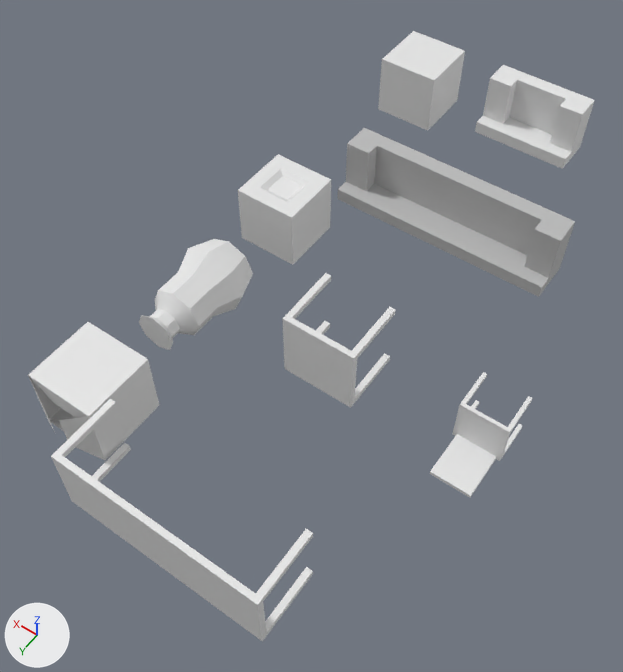
An edit to the Blender file items_flipped.blend, drawn before and after from the same camera.
Both versions are drawn from a 50 mm lens placed at (-6.08, 5.79, 9.44), pointed at (-1.52, -0.59, -0.6). Every picture has the same lights, and +X, +Y and +Z are marked at lower left.

Objects in the first picture: 'Couch_long', 'Couch_short', 'Cube', 'Cube.001', 'box_short', 'chair', 'table_end', 'table_logn', 'vase'.
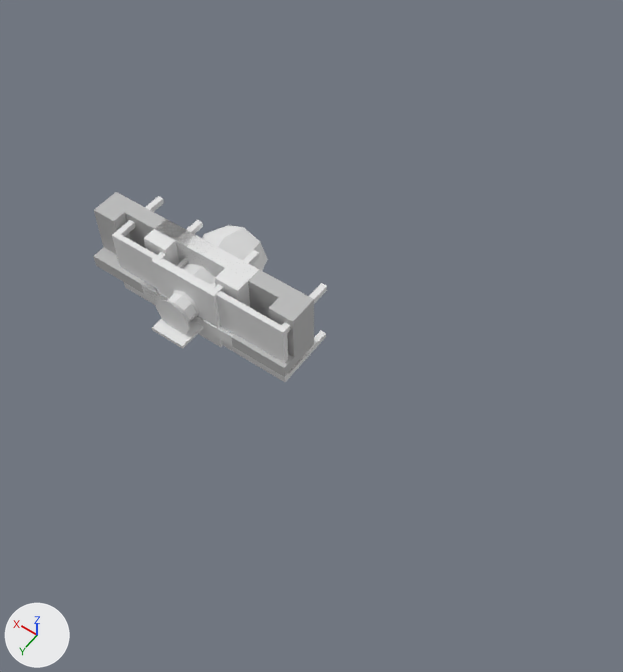
Location of each change, [x1, y1, x2, y2] in pixels of the pictures (623 x 672 px):
'Couch_long', mesh moved
    before: [338, 128, 575, 297]
    after: [93, 192, 314, 377]
'table_logn', mesh moved
    before: [51, 399, 313, 642]
    after: [112, 196, 327, 382]
'Couch_short', mesh moved
    before: [475, 65, 595, 169]
    after: [142, 219, 259, 346]
'box_short', deleted
    before: [28, 322, 159, 460]
'table_end', mesh moved
    before: [282, 273, 396, 408]
    after: [151, 220, 259, 347]
'vase', mesh moved
    before: [139, 239, 253, 350]
    after: [156, 225, 268, 334]
'Cube.001', deleted
    before: [238, 154, 331, 265]
'Cube', deleted
    before: [378, 31, 465, 130]
'chair', mesh moved
    before: [430, 372, 533, 497]
    after: [152, 258, 216, 348]

The change, as a diff of the scene's bpy script:
```diff
--- a/items_flipped.blend.py
+++ b/items_flipped.blend.py
@@ me_circle_001 @@
 me_circle_001.from_pydata(...)  # 56 vertices, 50 faces; spans x -0.57..0.57, y -0.66..1.0, z -0.57..0.57
 # used by ob_vase; location = (0.0, 0.0, 0.0)
+# me_circle_001 part 1: the whole mesh is moved by (0.0, -0.35, 0.0)
@@ me_cube_005 @@
 me_cube_005.from_pydata(...)  # 53 vertices, 50 faces; spans x -4.821..-4.127, y -0.706..0.577, z -0.218..0.475
 # used by ob_chair; location = (0.0, 0.0, 0.0)
+# me_cube_005 part 2: the whole mesh is moved by (4.468, 0.247, -0.111)
@@ me_cube_004 @@
 me_cube_004.from_pydata(...)  # 58 vertices, 54 faces; spans x -3.67..-0.6, y 2.39..3.39, z -0.57..0.57
 # used by ob_table_logn; location = (0.0, 0.0, 0.0)
+# me_cube_004 part 3: the whole mesh is moved by (1.96, -3.08, -0.02)
@@ me_cube_003 @@
 me_cube_003.from_pydata(...)  # 66 vertices, 62 faces; spans x -2.98..-1.28, y -6.62..-5.92, z -0.43..0.56
 # used by ob_couch_short; location = (0.0, 0.0, 0.0)
+# me_cube_003 part 4: the whole mesh is moved by (2.15, 6.29, 0.09)
@@ me_cube_002 @@
 me_cube_002.from_pydata(...)  # 49 vertices, 46 faces; spans x -2.704..-1.568, y -0.866..0.134, z -0.568..0.568
 # used by ob_table_end; location = (0.0, 0.0, 0.0)
+# me_cube_002 part 5: the whole mesh is moved by (2.126, 0.223, -0.012)
@@ me_cube_001 @@
 me_cube_001.from_pydata(...)  # 66 vertices, 62 faces; spans x -3.98..-0.38, y -3.61..-2.91, z -0.25..0.74
 # used by ob_couch_long; location = (0.0, 0.0, 0.0)
+# me_cube_001 part 6: the whole mesh is moved by (2.22, 3.29, -0.09)
 me_cube_001.materials.append(mat_untitled)
@@ ob_cube @@
-ob_cube = bpy.data.objects.new('Cube', me_cube_008)
-ob_cube.location = (0.0, 0.0, 0.0)
@@ ob_cube_001 @@
-ob_cube_001 = bpy.data.objects.new('Cube.001', me_cube_007)
-ob_cube_001.location = (0.0, 0.0, 0.0)
@@ ob_box_short @@
-ob_box_short = bpy.data.objects.new('box_short', me_cube_006)
-ob_box_short.location = (0.0, 0.0, 0.0)
```
